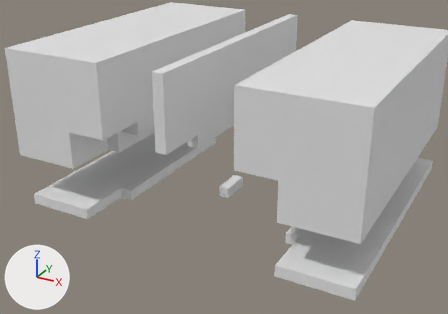
One commit to the glTF model Data/Models/Doors/Frame/GLB/door_01.glb: the scene before it, then after it.
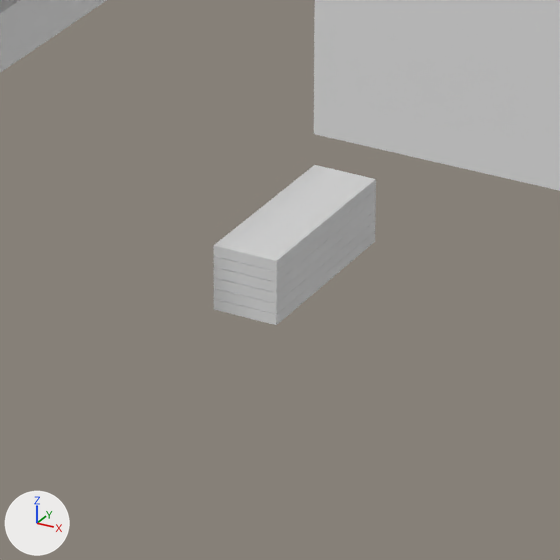
Old and new are each drawn whole from a camera (50 mm lens) standing at (0.2627, -0.493, 0.1986) and looking at (-0.0083, -0.0004, -0.0478) and again close up on the part from 42% to 60% of the width and 48% to 74% of the height. The axes (+X, +Y, +Z) are drawn at lower left. The lights are the same throughout. The first two pictures are the older version.

The older version as bpy lines, for what is in view:
```python
me_cube_022 = bpy.data.meshes.new('Cube.022')
me_cube_022.from_pydata(...)  # 88 vertices, 172 faces; spans x -0.005..0.005, y -0.015..0.015, z -0.005..0.005
me_cube_022.materials.append(mat_changeable)  # white #e7e7e7
me_cube_024 = bpy.data.meshes.new('Cube.024')
me_cube_024.from_pydata(...)  # 40 vertices, 76 faces; spans x -0.1..0.0, y -0.13..0.13, z -0.1..0.0
me_cube_024.materials.append(mat_changeable)  # white #e7e7e7
me_cube_035 = bpy.data.meshes.new('Cube.035')
me_cube_035.from_pydata(...)  # 28 vertices, 52 faces; spans x 0.0..0.076, y -0.13..0.13, z -0.005..0.005
me_cube_035.materials.append(mat_changeable)  # white #e7e7e7
ob_lcorner = bpy.data.objects.new('LCorner', me_cube_024)
ob_lcorner.location = (0.1665, 0.0088, 0.0695)
ob_leaf = bpy.data.objects.new('Leaf', me_cube_022)
ob_leaf.location = (0.0039, -0.0078, -0.0738)
ob_rstretch = bpy.data.objects.new('RStretch', me_cube_035)
ob_rstretch.location = (-0.1463, 0.0088, -0.0736)
```
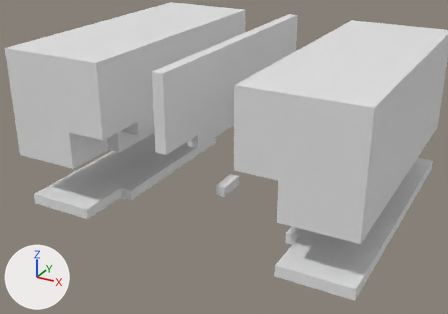
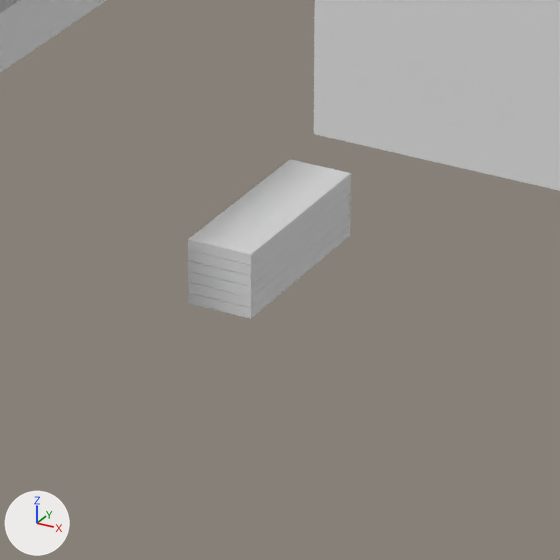
Boxes [x1, y1, x2, y2] around the edits, measured in the close-ups (560 x 560 px):
'Leaf', moved: before [213, 165, 376, 325]; after [188, 159, 351, 319]

What changed in the scene script:
```text
Change ob_leaf:
    ob_leaf.location: (0.0039, -0.0078, -0.0738) -> (-0.0002, -0.0078, -0.0738)
```
